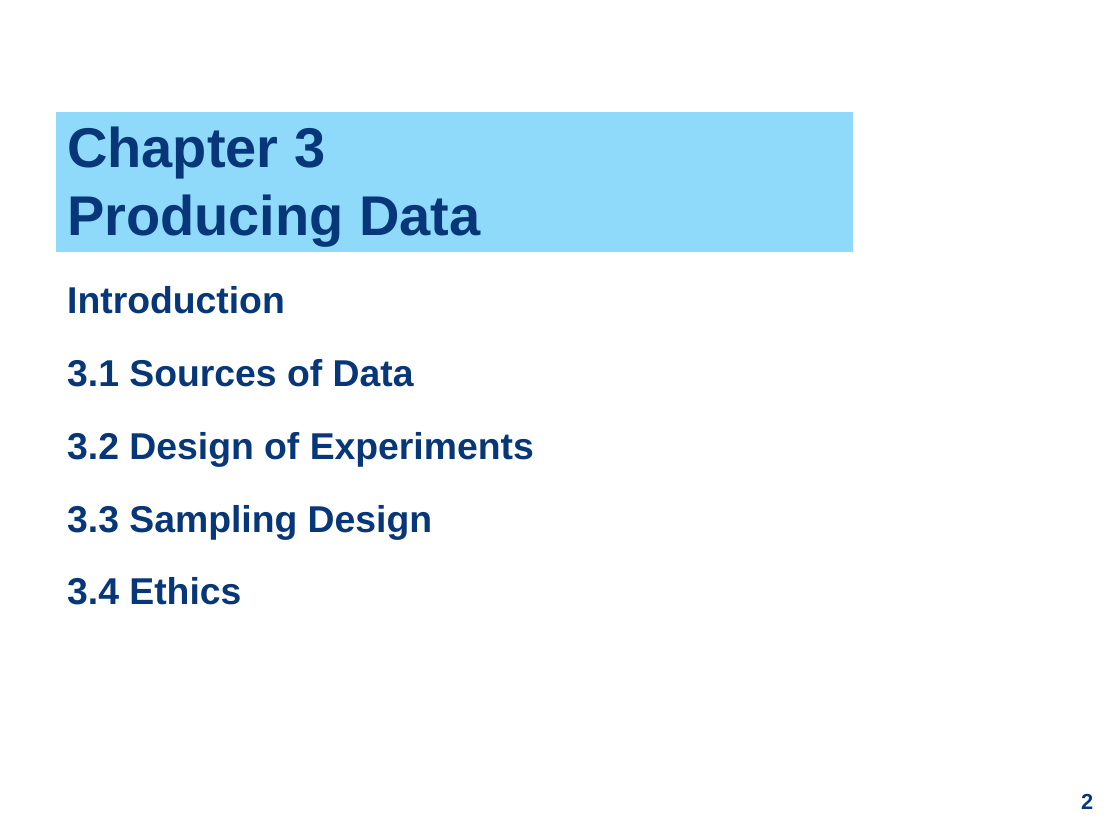
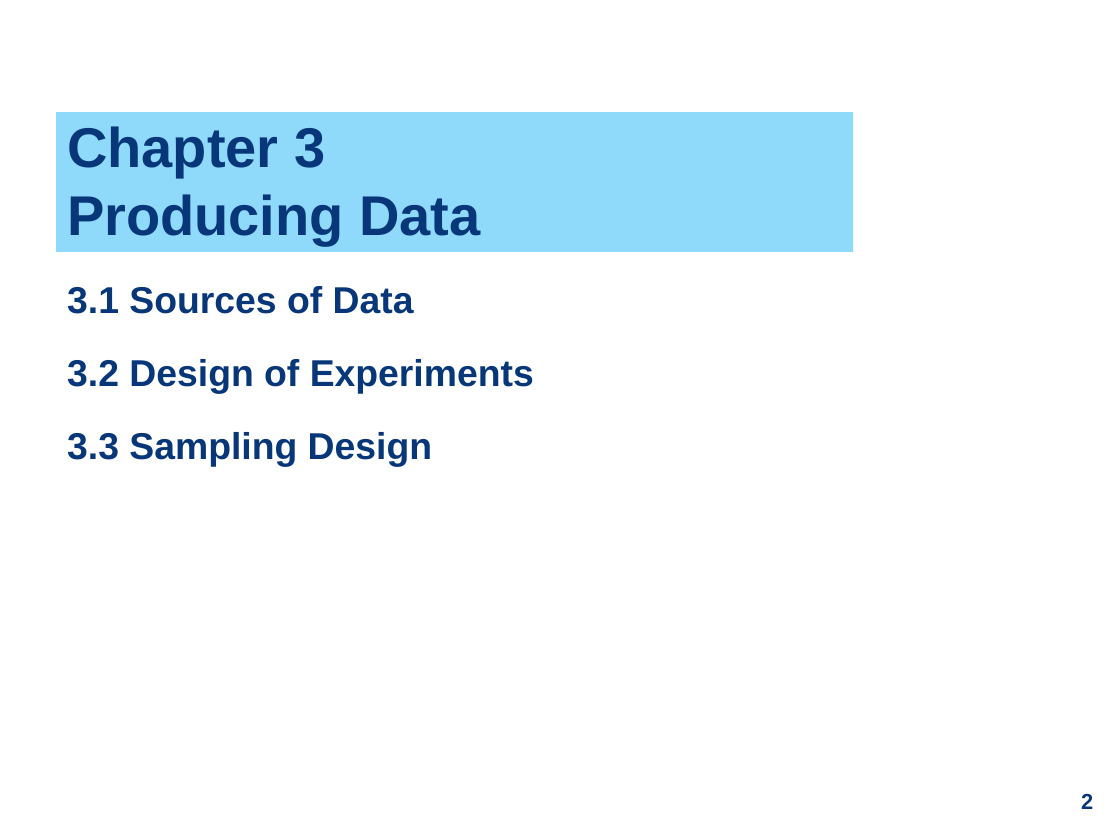
Before and after one commit to ZhiyangGeeZhou/ZhiyangGeeZhou.github.io, a slide deck: slide 2 of attach/UWM/UWM_PH702_2026Fall_Part04.pptx. Drawn at 1120x840 pixels with LibreOffice and Linux fonts; fonts in the diff are those of the drawing. Boxes give left, top, right and bottom in pixels: in the first picture for what was removed or moved away, otherwise in the second. Text is boxed around its words. In the diff, an @@ line names an element or a change of style, - is before the commit and + after.

```diff
--- a/attach/UWM/UWM_PH702_2026Fall_Part04.pptx
+++ b/attach/UWM/UWM_PH702_2026Fall_Part04.pptx
@@ text at [67, 286, 285, 314]: paragraph removed @@
-Introduction
@@ text at [67, 577, 241, 605]: paragraph removed @@
-3.4 Ethics
```
Also in this commit, not shown: 9 other slides changed, 1 slide added, 1 slide removed.
